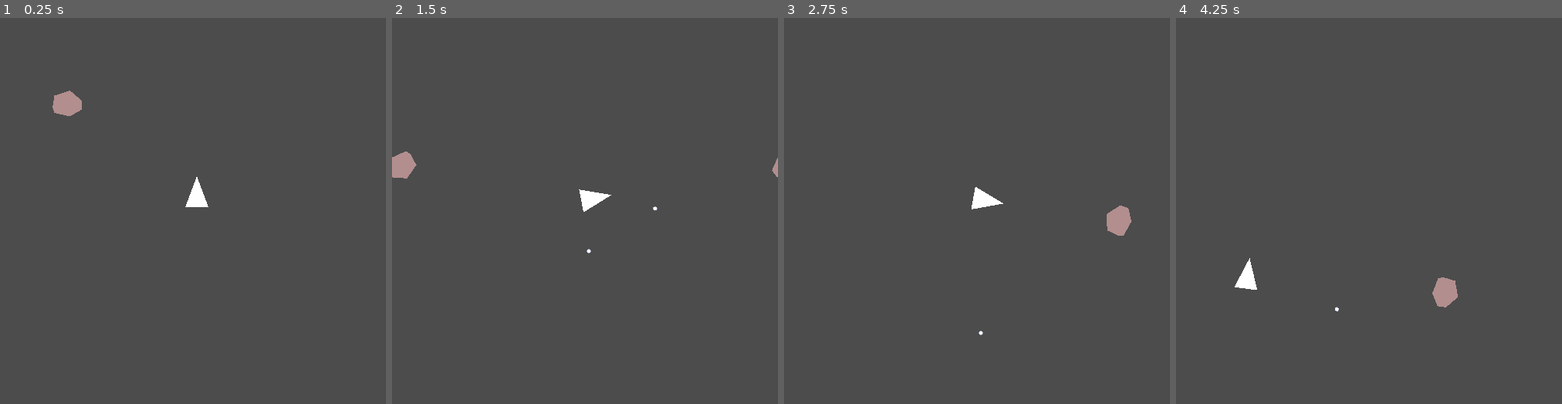
Above: before the commit, frames 1-4 (left to right).
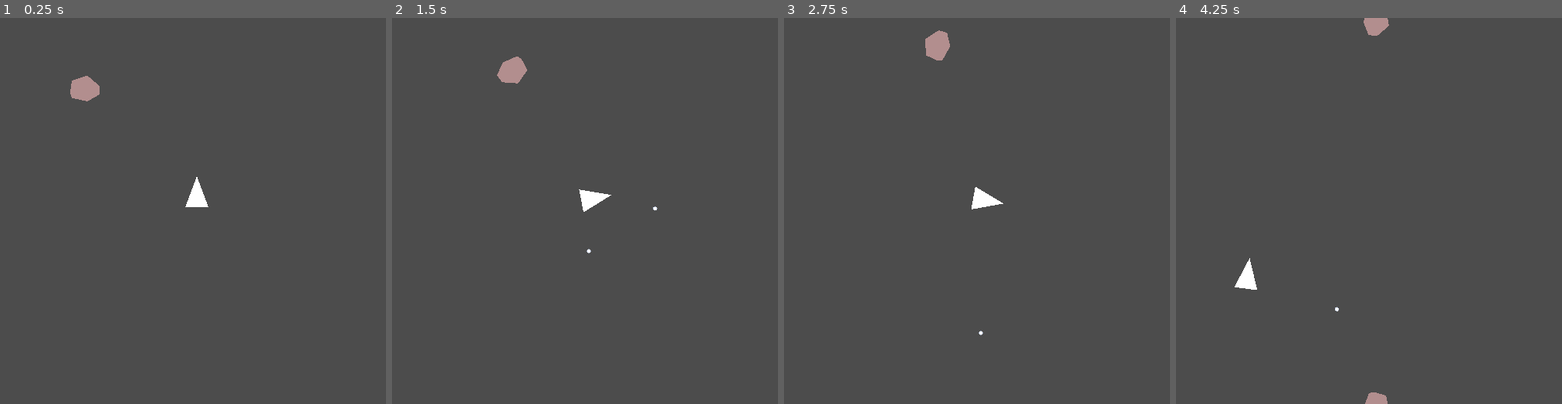
Above: after the commit, the same moments.

Repository: leddkire/godot-asteroids
Game: Godot game, scene res://test/OneShipOneAsteroid.tscn
Two runs of this game, one before a commit and one after it. Both use one fixed random seed, a clock stepped at 60 frames per second and the inputs below. This scene is started directly instead of the project's main scene.
Inputs (mouse positions are in pixels of both pictures, inside the frame that each line leads up to):
- Up to frame 1 (0.25 s): no input
- Up to frame 2 (1.5 s): move the mouse to (669, 191) at 0.52 s; hold Right (move_right) 0.53-1.28 s; hold Space (shoot_projectile) 0.53-1.28 s; click (669, 191) at 0.67 s; move the mouse to (507, 230) at 1.27 s; hold Left (move_left) from 1.28 s (still down); tap Space (shoot_projectile) at 1.35 s
- Up to frame 3 (2.75 s): move the mouse to (1015, 126) at 2.02 s; release Left (move_left) at 2.03 s; hold Right (move_right) from 2.03 s (still down); hold Space (shoot_projectile) from 2.03 s (still down)
- Up to frame 4 (4.25 s): move the mouse to (1349, 288) at 2.77 s; release Right (move_right) at 2.78 s; release Space (shoot_projectile) at 2.78 s; hold Up (move_up) 2.78-3.53 s; tap Space (shoot_projectile) at 2.85 s; click (1349, 288) at 2.92 s; move the mouse to (1484, 268) at 3.52 s; hold Left (move_left) from 3.53 s (still down); hold Space (shoot_projectile) from 3.53 s (still down)

The runs differ from the first frame. In frame 1, 0.7% of the frame differs, in the area x 13-26%, y 15-26%; in frame 2, 0.8%; in frame 3, 0.8%, in the area x 36-90%, y 3-57%; in frame 4, 0.8%.

Commit message:
Add new asteroid splitting logic

Diff:
--- a/asteroids/Asteroid.gd
+++ b/asteroids/Asteroid.gd
@@ -4,7 +4,6 @@
 var screen_id
 var size
 
-onready var splitting_rule_resource = load("res://rules/splitting/AsteroidSplittingRule.gd")
 var splitting_rule: AsteroidSplittingRule
 var screenwrap_rule: EntityScreenWrapRule
 var asteroid_instances = []
@@ -20,14 +19,19 @@
         var asteroid_screen_instance = child as AsteroidScreenInstance
         if asteroid_screen_instance != null:
             asteroid_screen_instance.connect("asteroid_hit_by_bullet", self, "_on_asteroid_hit_by_bullet")
-            asteroid_instances.push_front(child)
+            asteroid_instances.push_front(asteroid_screen_instance)
 
 func initialize(initial_position: Vector2, initial_size: String):
     self.size = initial_size
     self.screen_id = EntityCensus.issue_new_id()
 
+    var x_velocity = randi() % 60
+    var y_velocity = randi() % 60
+    var linear_velocity = Vector2(random_sign() * x_velocity, random_sign() * y_velocity)
+
     for instance in asteroid_instances:
         instance.screen_id = self.screen_id
+        instance.linear_velocity = linear_velocity
         EntityCensus.add_entity_to_census(instance)
 
     $initial_center_instance.set_new_position(initial_position)
@@ -49,20 +53,31 @@
     return splitting_rule.can_be_split(self)
 
 func split():
-    return splitting_rule.split(self)
+    return splitting_rule.new_split(self)
 
 func _on_asteroid_hit_by_bullet():
     signal_counter += 1
-    print("A screen instance has signalled that I've been hit by a bullet: " + str(signal_counter))
+    print("Asteroid signal hit by bullet: " + str(signal_counter))
     if(signal_counter == asteroid_instances.size()):
-        if(can_be_split()):
-            print("I will now split myself")
-            #split()
-            signal_counter = 0
-        else:
-            pulverize()
+        split()
+        pulverize()
+        signal_counter = 0
 
 func signal_switch():
     ignoring_signals = true
     yield()
     ignoring_signals = false
+
+func visible_instance_position():
+    for instance in asteroid_instances:
+        if(instance.is_center_instance):
+            return instance.position
+    printerr("No asteroid instance found on screen.")
+    return null
+
+func random_sign():
+    var random_sign = randi() % 2
+    if random_sign == 0:
+        return -1
+    else:
+        return 1
--- a/asteroids/AsteroidScreenInstance.gd
+++ b/asteroids/AsteroidScreenInstance.gd
@@ -6,6 +6,8 @@
 var splitting_rule: AsteroidSplittingRule
 
 signal asteroid_hit_by_bullet
+
+var is_center_instance
 
 func _ready():
     self.custom_integrator = false
@@ -35,3 +37,8 @@
 
 func split():
     emit_signal("asteroid_hit_by_bullet")
+
+func is_inside_screen():
+    var screen_width = ProjectSettings.get_setting("display/window/size/width")
+    var screen_height = ProjectSettings.get_setting("display/window/size/height")
+    return self.position.x < screen_width and self.position.x > 0 and self.position.y < screen_height and self.position.y > 0
--- a/projectiles/pellet/pellet.gd
+++ b/projectiles/pellet/pellet.gd
@@ -2,6 +2,7 @@
 
 export var speed : int = 10
 var screen_id
+var is_center_instance
 
 onready var bullet_with_asteroids_rule : BulletsWithAsteroidsRule = load("res://rules/collision/BulletsWithAsteroidsRule.gd").new()
 
--- a/rules/screen_wrap/EntityScreenWrapRule.gd
+++ b/rules/screen_wrap/EntityScreenWrapRule.gd
@@ -7,14 +7,16 @@
     SCREEN_WIDTH = ProjectSettings.get_setting("display/window/size/width")
     SCREEN_HEIGHT = ProjectSettings.get_setting("display/window/size/height")
 
-func reposition_around(object,unduplicated_list):
+func reposition_around(center_instance,unduplicated_list):
     assert(unduplicated_list.size() == 8)
     var deep_copy = true
     var objects = unduplicated_list.duplicate(deep_copy)
-    for position in positions_around_screen(object):
-        object = objects.pop_front()
+    center_instance.is_center_instance = true
+    for position in positions_around_screen(center_instance):
+        var object = objects.pop_front()
         if is_instance_valid(object):
             object.set_new_position(position)
+            object.is_center_instance = false
 
 func positions_around_screen(object):
     var left_side_of_screen = Vector2(object.position.x + SCREEN_WIDTH, object.position.y)
--- a/rules/splitting/AsteroidSplittingRule.gd
+++ b/rules/splitting/AsteroidSplittingRule.gd
@@ -26,6 +26,20 @@
 func can_be_split(asteroid) -> bool:
     var next_size = asteroid_splitting_table[asteroid.size]["next_size"]
     return next_size != null
+
+func new_split(asteroid):
+    var split_asteroids = []
+    if(can_be_split(asteroid)):
+        var splitting_info = asteroid_splitting_table[asteroid.size]
+
+        for _i in range(splitting_info["pieces_to_split"]):
+            #print_debdug("Splitting piece #" + str(i) + " from asteroid: " + self.name + " with size: " + size)
+            var new_asteroid = scene.instance()
+            asteroid.get_parent().add_child(new_asteroid)
+            new_asteroid.initialize(asteroid.visible_instance_position(), splitting_info["next_size"])
+
+    return split_asteroids
+
 
 func split(asteroid):
     if(can_be_split(asteroid)):
--- a/ship/ship.gd
+++ b/ship/ship.gd
@@ -8,6 +8,7 @@
 onready var friction : float = 0.99
 onready var shooting_angle : float = 0
 var screen_id
+var is_center_instance
 var ship_antenna
 
 var bullet_screen_id = 0
